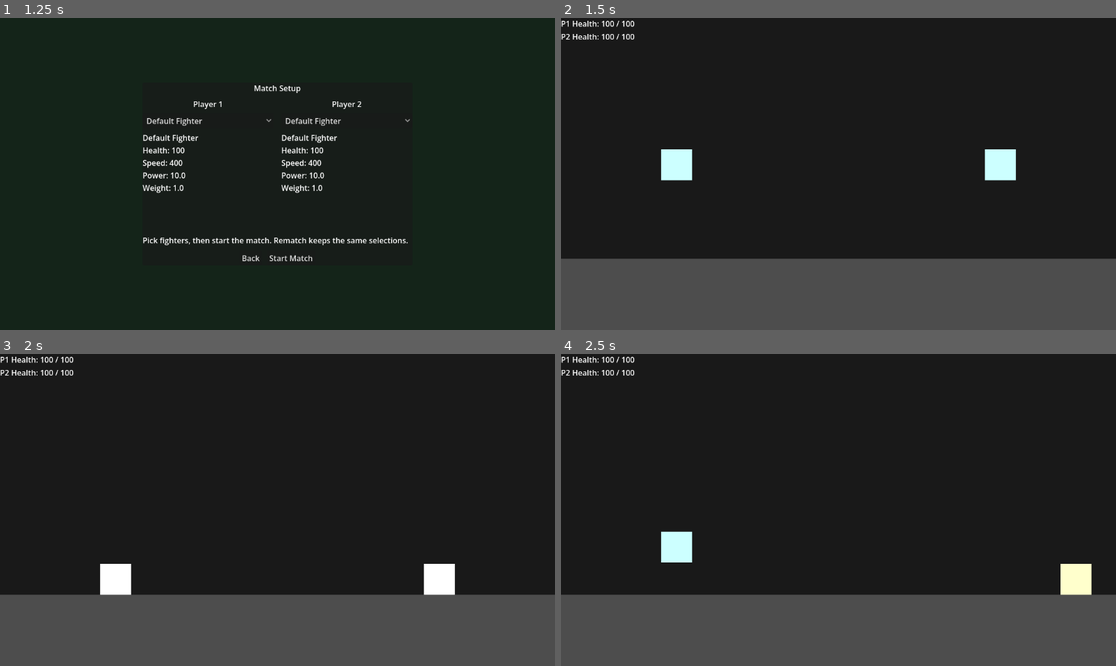
Above: before the commit, frames 1-4 (two rows, left to right).
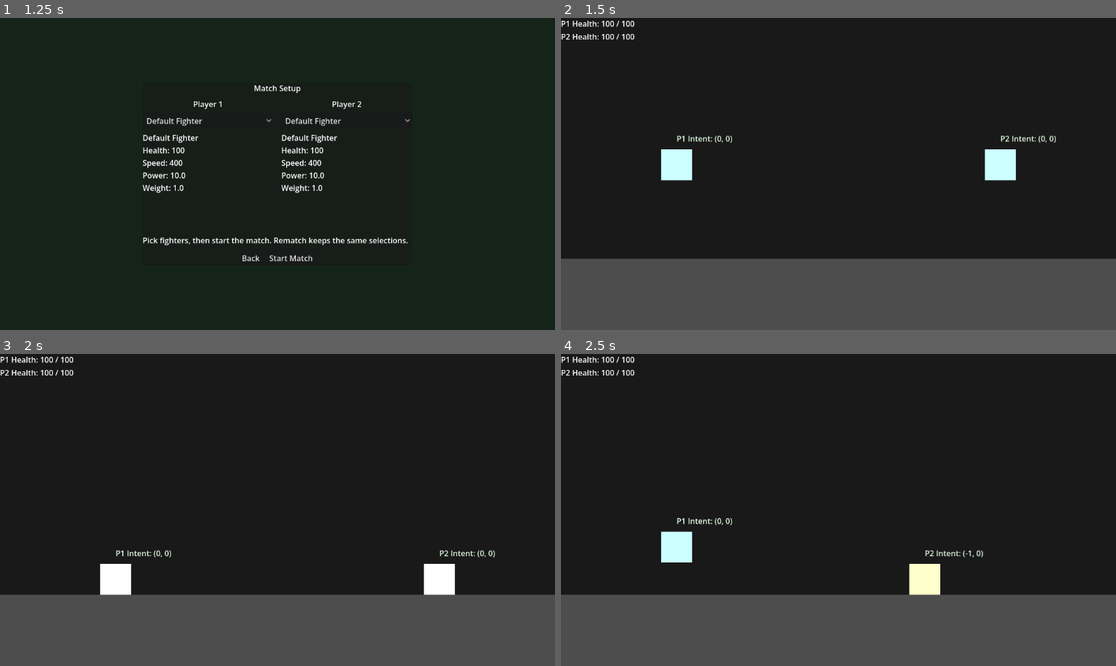
Above: after the commit, the same moments.

Repository: GitLlamma/Fight-Fight-Game-Game
Game: Godot game, scene res://scenes/main.tscn
Two runs of this game, one before a commit and one after it. Both use one fixed random seed, a clock stepped at 60 frames per second and the inputs below.
Inputs:
- Up to frame 1 (1.25 s): click "Start" at 0.5 s
- Up to frame 2 (1.5 s): click "Start Match" at 1.25 s
- Up to frame 3 (2 s): no input
- Up to frame 4 (2.5 s): tap Enter at 2 s; hold Right (ui_right) from 2.03 s (still down); hold J (ui_left_p2, bound only after the commit) from 2.03 s (still down); tap K (ui_down_p2, bound only after the commit) at 2.1 s; tap Space (jump_p1) at 2.27 s

Frame 1 is identical in both runs. In frame 2, 0.2% of the frame differs, in the area x 20-90%, y 37-41%; in frame 3, 0.2%; in frame 4, 1.3%, in the area x 20-96%, y 52-78%.

Commit message:
Fixed aerial attacks and default player 2 inputs

Diff:
--- a/GodotFiles/fight-fight-game-game/project.godot
+++ b/GodotFiles/fight-fight-game-game/project.godot
@@ -58,17 +58,17 @@
 }
 ui_left_p2={
 "deadzone": 0.5,
-"events": [Object(InputEventKey,"resource_local_to_scene":fa …(119 unchanged characters)… ressed":false,"pressed":false,"keycode":4194319,"physical_keycode":0,"key_label":0,"unicode":0,"location":0,"echo":false,"script":null)
+"events": [Object(InputEventKey,"resource_local_to_scene":fa …(119 unchanged characters)… ressed":false,"pressed":false,"keycode":74,"physical_keycode":74,"key_label":74,"unicode":106,"location":0,"echo":false,"script":null)
 ]
 }
 ui_right_p2={
 "deadzone": 0.5,
-"events": [Object(InputEventKey,"resource_local_to_scene":fa …(119 unchanged characters)… ressed":false,"pressed":false,"keycode":4194321,"physical_keycode":0,"key_label":0,"unicode":0,"location":0,"echo":false,"script":null)
+"events": [Object(InputEventKey,"resource_local_to_scene":fa …(119 unchanged characters)… ressed":false,"pressed":false,"keycode":76,"physical_keycode":76,"key_label":76,"unicode":108,"location":0,"echo":false,"script":null)
 ]
 }
 ui_up_p2={
 "deadzone": 0.5,
-"events": [Object(InputEventKey,"resource_local_to_scene":fa …(119 unchanged characters)… ressed":false,"pressed":false,"keycode":4194320,"physical_keycode":0,"key_label":0,"unicode":0,"location":0,"echo":false,"script":null)
+"events": [Object(InputEventKey,"resource_local_to_scene":fa …(119 unchanged characters)… ressed":false,"pressed":false,"keycode":73,"physical_keycode":73,"key_label":73,"unicode":105,"location":0,"echo":false,"script":null)
 ]
 }
 ui_down_p1={
@@ -78,7 +78,7 @@
 }
 ui_down_p2={
 "deadzone": 0.5,
-"events": [Object(InputEventKey,"resource_local_to_scene":fa …(119 unchanged characters)… ressed":false,"pressed":false,"keycode":4194322,"physical_keycode":0,"key_label":0,"unicode":0,"location":0,"echo":false,"script":null)
+"events": [Object(InputEventKey,"resource_local_to_scene":fa …(119 unchanged characters)… ressed":false,"pressed":false,"keycode":75,"physical_keycode":75,"key_label":75,"unicode":107,"location":0,"echo":false,"script":null)
 ]
 }
 
--- a/GodotFiles/fight-fight-game-game/scripts/player_controller.gd
+++ b/GodotFiles/fight-fight-game-game/scripts/player_controller.gd
@@ -16,6 +16,8 @@
 
 const DEFAULT_MOVE_EXECUTOR_SCRIPT: Script = preload("res://scripts/characters/default_move_executor.gd")
 const MOVE_DATA_SCRIPT: Script = preload("res://scripts/characters/move_data.gd")
+const DEFAULT_CHARACTER_ID := "default_fighter"
+const SPEED_CHARACTER_ID := "speed_fighter"
 
 @export var character_profile: CharacterData
 
@@ -49,6 +51,7 @@
 @export var attack_damage = 10.0
 @export var attack_cooldown = 0.5
 @export var damage_flash_duration = 0.12
+@export var show_directional_intent_debug := true
 
 var health: float
 var is_attacking = false
@@ -61,9 +64,11 @@
 var jump_count = 0
 var double_jump_control_timer = 0.0
 var is_fast_falling = false
+var directional_intent_debug_label: Label
 
 @onready var sprite = $Sprite
 @onready var attack_hitbox = $AttackHitbox
+@onready var attack_collision = $AttackHitbox/AttackCollision
 @onready var attack_debug_fill = $AttackHitbox/AttackDebugFill
 @onready var attack_debug_outline = $AttackHitbox/AttackDebugOutline
 @onready var move_executor = $MoveExecutor
@@ -75,6 +80,7 @@
 	# Prevent stacking on another moving fighter from inheriting platform velocity.
 	# This keeps horizontal motion relative to world movement, not other players.
 	platform_floor_layers = 0
+	_ensure_directional_intent_debug_label()
 	_apply_character_profile()
 	health = max_health
 	if attack_hitbox:
@@ -126,6 +132,7 @@
 func _physics_process(delta):
 	var raw_input = get_input()
 	var input_intent = _build_input_intent(raw_input)
+	_update_directional_intent_debug_label(input_intent.directional_intent)
 
 	# Handle movement with momentum and limited air turning.
 	var input_dir: int = input_intent.move_axis
@@ -216,6 +223,7 @@
 	if input_intent.attack_pressed and attack_timer <= 0.0 and not is_attacking:
 		var move_data: MoveData = _resolve_move_data(input_intent)
 		move_requested.emit(player_number, move_data.move_id, is_on_floor(), input_intent.directional_intent)
+		_configure_attack_hitbox_for_move(move_data, is_on_floor(), input_intent.directional_intent)
 		current_move_damage = move_data.damage
 		move_executor.execute_move(self, move_data)
 		attack_timer = move_data.cooldown
@@ -225,10 +233,6 @@
 	# Flip sprite based on one shared facing convention.
 	if sprite:
 		sprite.scale.x = float(facing_dir)
-
-	# Mirror attack hitbox with visual facing so attack direction matches sprite.
-	if attack_hitbox:
-		attack_hitbox.scale.x = float(facing_dir)
 
 	move_and_slide()
 
@@ -238,21 +242,21 @@
 			"left": Input.is_action_pressed("ui_left_p1"),
 			"right": Input.is_action_pressed("ui_right_p1"),
 			"up_held": Input.is_action_pressed("ui_up_p1"),
-			"down_held": _is_action_pressed_safe("ui_down_p1") or Input.is_action_pressed("ui_down"),
+			"down_held": _is_action_pressed_safe("ui_down_p1"),
 			"jump": _is_action_just_pressed_safe("jump_p1"),
 			"jump_hold": _is_action_pressed_safe("jump_p1"),
-			"down_tap": _is_action_just_pressed_safe("ui_down_p1") or Input.is_action_just_pressed("ui_down"),
+			"down_tap": _is_action_just_pressed_safe("ui_down_p1"),
 			"attack": Input.is_action_just_pressed("attack_p1")
 		}
 	else:
 		return {
-			"left": Input.is_action_pressed("ui_left_p2") or Input.is_action_pressed("ui_left"),
-			"right": Input.is_action_pressed("ui_right_p2") or Input.is_action_pressed("ui_right"),
-			"up_held": Input.is_action_pressed("ui_up_p2") or Input.is_action_pressed("ui_up"),
-			"down_held": _is_action_pressed_safe("ui_down_p2") or Input.is_action_pressed("ui_down"),
+			"left": Input.is_action_pressed("ui_left_p2"),
+			"right": Input.is_action_pressed("ui_right_p2"),
+			"up_held": Input.is_action_pressed("ui_up_p2"),
+			"down_held": _is_action_pressed_safe("ui_down_p2"),
 			"jump": _is_action_just_pressed_safe("jump_p2"),
 			"jump_hold": _is_action_pressed_safe("jump_p2"),
-			"down_tap": _is_action_just_pressed_safe("ui_down_p2") or Input.is_action_just_pressed("ui_down"),
+			"down_tap": _is_action_just_pressed_safe("ui_down_p2"),
 			"attack": Input.is_action_just_pressed("attack_p2")
 		}
 
@@ -262,14 +266,25 @@
 	var right_held: bool = bool(raw_input.get("right", false))
 	var up_held: bool = bool(raw_input.get("up_held", false))
 	var down_held: bool = bool(raw_input.get("down_held", false))
+	var jump_held: bool = bool(raw_input.get("jump_hold", false))
 
 	intent.move_axis = _axis_from_directions(left_held, right_held)
-	intent.directional_intent = Vector2i(
-		intent.move_axis,
-		_axis_from_directions(up_held, down_held)
-	)
+
+	# Prioritize vertical directional intent for attacks over horizontal intent.
+	var vertical_axis: int = 0
+	if up_held and not down_held:
+		vertical_axis = -1
+	elif down_held and not up_held:
+		vertical_axis = 1
+	elif down_held:
+		vertical_axis = 1
+	elif up_held:
+		vertical_axis = -1
+
+	var horizontal_attack_axis: int = 0 if vertical_axis != 0 else intent.move_axis
+	intent.directional_intent = Vector2i(horizontal_attack_axis, vertical_axis)
 	intent.jump_pressed = bool(raw_input.get("jump", false))
-	intent.jump_held = bool(raw_input.get("jump_hold", false))
+	intent.jump_held = jump_held
 	intent.down_tap = bool(raw_input.get("down_tap", false))
 	intent.attack_pressed = bool(raw_input.get("attack", false))
 	return intent
@@ -339,6 +354,23 @@
 func _is_action_pressed_safe(action_name: String) -> bool:
 	return InputMap.has_action(action_name) and Input.is_action_pressed(action_name)
 
+func _ensure_directional_intent_debug_label() -> void:
+	if not show_directional_intent_debug:
+		return
+
+	directional_intent_debug_label = Label.new()
+	directional_intent_debug_label.name = "DirectionalIntentDebug"
+	directional_intent_debug_label.position = Vector2(0.0, -98.0)
+	directional_intent_debug_label.horizontal_alignment = HORIZONTAL_ALIGNMENT_CENTER
+	directional_intent_debug_label.modulate = Color(0.9, 1.0, 0.9, 1.0)
+	add_child(directional_intent_debug_label)
+
+func _update_directional_intent_debug_label(directional_intent: Vector2i) -> void:
+	if directional_intent_debug_label == null:
+		return
+
+	directional_intent_debug_label.text = "P%d Intent: (%d, %d)" % [player_number, directional_intent.x, directional_intent.y]
+
 func _perform_double_jump(input_dir: int):
 	velocity.y = double_jump_force
 	jump_hold_timer = max_jump_hold_time * double_jump_hold_factor
@@ -355,6 +387,79 @@
 		var turning_around: bool = signf(velocity.x) != 0.0 and signf(velocity.x) != float(jump_dir)
 		var burst_acceleration: float = double_jump_reverse_burst_acceleration if turning_around else double_jump_burst_acceleration
 		velocity.x = move_toward(velocity.x, target_speed, burst_acceleration)
+
+func _configure_attack_hitbox_for_move(move_data: MoveData, is_grounded: bool, directional_intent: Vector2i) -> void:
+	if attack_collision == null:
+		return
+
+	if is_grounded:
+		_set_attack_hitbox_rect(Vector2(100.0, 64.0), Vector2(82.0 * facing_dir, -32.0))
+		return
+
+	var character_id: String = String(character_profile.character_id) if character_profile else DEFAULT_CHARACTER_ID
+	var use_speed_layout: bool = character_id == SPEED_CHARACTER_ID
+
+	# Use captured directional input for placeholder aerial hitbox direction.
+	if directional_intent.y < 0:
+		if use_speed_layout:
+			_set_attack_hitbox_rect(Vector2(62.0, 52.0), Vector2(0.0, -100.0))
+		else:
+			_set_attack_hitbox_rect(Vector2(70.0, 56.0), Vector2(0.0, -94.0))
+		return
+
+	if directional_intent.y > 0:
+		if use_speed_layout:
+			_set_attack_hitbox_rect(Vector2(62.0, 52.0), Vector2(0.0, 30.0))
+		else:
+			_set_attack_hitbox_rect(Vector2(70.0, 56.0), Vector2(0.0, 26.0))
+		return
+
+	if directional_intent.x != 0:
+		var forward_sign: float = 1.0 if directional_intent.x == facing_dir else -1.0
+		var local_sign: float = forward_sign * float(facing_dir)
+		if use_speed_layout:
+			var width: float = 108.0 if forward_sign > 0.0 else 100.0
+			_set_attack_hitbox_rect(Vector2(width, 44.0), Vector2(88.0 * local_sign, -32.0))
+		else:
+			var default_width: float = 94.0 if forward_sign > 0.0 else 90.0
+			_set_attack_hitbox_rect(Vector2(default_width, 54.0), Vector2(78.0 * local_sign, -32.0))
+		return
+
+	# Neutral aerial attack: all-around placeholder hitbox centered on player.
+	if use_speed_layout:
+		_set_attack_hitbox_rect(Vector2(84.0, 84.0), Vector2(0.0, -32.0))
+	else:
+		_set_attack_hitbox_rect(Vector2(92.0, 92.0), Vector2(0.0, -32.0))
+
+func _set_attack_hitbox_rect(size: Vector2, center: Vector2) -> void:
+	var rect_shape := attack_collision.shape as RectangleShape2D
+	if rect_shape == null:
+		rect_shape = RectangleShape2D.new()
+		attack_collision.shape = rect_shape
+
+	rect_shape.size = size
+	attack_collision.position = center
+	_update_attack_debug_geometry(size, center)
+
+func _update_attack_debug_geometry(size: Vector2, center: Vector2) -> void:
+	if attack_debug_fill:
+		attack_debug_fill.offset_left = center.x - size.x * 0.5
+		attack_debug_fill.offset_top = center.y - size.y * 0.5
+		attack_debug_fill.offset_right = center.x + size.x * 0.5
+		attack_debug_fill.offset_bottom = center.y + size.y * 0.5
+
+	if attack_debug_outline:
+		var left := center.x - size.x * 0.5
+		var top := center.y - size.y * 0.5
+		var right := center.x + size.x * 0.5
+		var bottom := center.y + size.y * 0.5
+		attack_debug_outline.points = PackedVector2Array([
+			Vector2(left, top),
+			Vector2(right, top),
+			Vector2(right, bottom),
+			Vector2(left, bottom),
+			Vector2(left, top),
+		])
 
 func begin_attack_state():
 	is_attacking = true
Not shown, changed: DOCUMENTATION.md
Not shown, changed: SETUP.md
